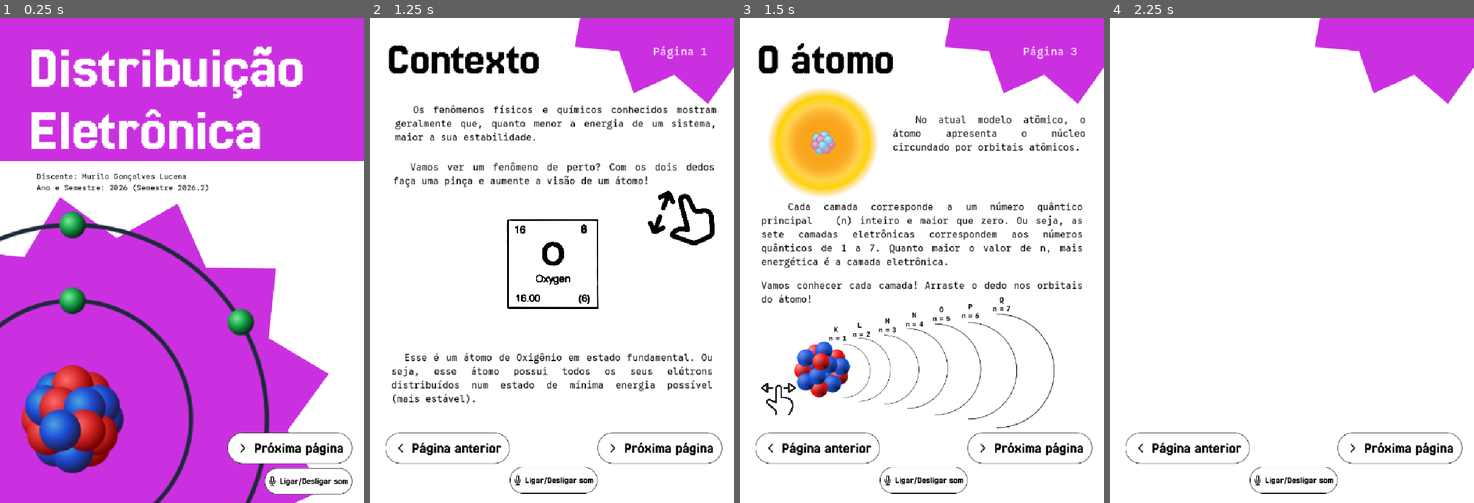
Above: before the commit, frames 1-4 (left to right).
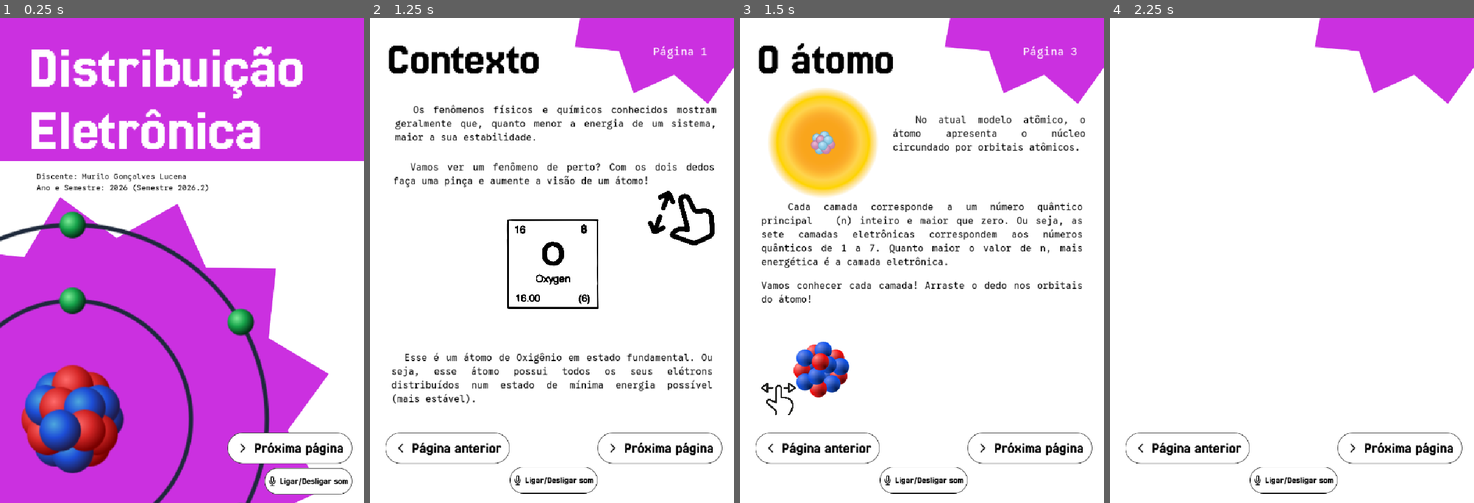
Above: after the commit, the same moments.

Repository: ilmoruuu/distribuicao-eletronica-CGSM
Game: Godot game, scene res://scenes/Capa.tscn
Two runs of this game, one before a commit and one after it. Both use one fixed random seed, a clock stepped at 60 frames per second and the inputs below.
Inputs (mouse positions are in pixels of both pictures, inside the frame that each line leads up to):
- Up to frame 1 (0.25 s): no input
- Up to frame 2 (1.25 s): click (661, 449) at 0.5 s
- Up to frame 3 (1.5 s): click (1031, 449) at 1.25 s
- Up to frame 4 (2.25 s): click (1401, 449) at 2 s

Frames 1-2 are identical in both runs. In frame 3, 1.0% of the frame differs, in the area x 14-87%, y 57-85%; in frame 4, nothing differs.

Commit message:
feat: adição da funcionalidade pedagógica da página 3

Diff:
--- a/distribuicao-eletronica-cgsm/scenes/Página3.tscn
+++ b/distribuicao-eletronica-cgsm/scenes/Página3.tscn
@@ -1,6 +1,7 @@
 [gd_scene format=3 uid="uid://ila1f00v7fk3"]
 
 [ext_resource type="PackedScene" uid="uid://dx52eislpqmy7" path="res://entities/PaginaBase.tscn" id="1_27i7u"]
+[ext_resource type="Script" uid="uid://7rjuvwf61p5s" path="res://scripts/página_3.gd" id="1_dqn4m"]
 [ext_resource type="FontFile" uid="uid://baej48sjobnwb" path="res://assets/fonts/Jersey25-Regular.ttf" id="2_pypxr"]
 [ext_resource type="FontFile" uid="uid://b64b1xyj42ae2" path="res://assets/fonts/GoogleSansCode-VariableFont_MONO,wght.ttf" id="3_5oo6n"]
 [ext_resource type="Texture2D" uid="uid://dgepbokk2gvgr" path="res://assets/components/image 11.png" id="4_pypxr"]
@@ -24,6 +25,7 @@
 font_color = Color(0, 0, 0, 1)
 
 [node name="Página3" type="Node2D" unique_id=930608614]
+script = ExtResource("1_dqn4m")
 
 [node name="PaginaBase" parent="." unique_id=1789224818 instance=ExtResource("1_27i7u")]
 
--- /dev/null
+++ b/distribuicao-eletronica-cgsm/scripts/página_3.gd
@@ -0,0 +1,133 @@
+extends Node2D
+
+@onready var nucleo: Sprite2D = $Sprite2D2
+@onready var eletrosfera: Sprite2D = $Sprite2D3
+@onready var camadas: Sprite2D = $Sprite2D4
+
+@export var distancia_arraste: float = 250.0
+@export var intensidade_vibracao: float = 3.0
+@export var velocidade_vibracao: float = 35.0
+
+var posicao_original: Vector2
+var arrastando := false
+var interacao_concluida := false
+var posicao_inicial_mouse: Vector2
+
+var tween_vibracao: Tween
+
+
+func _ready() -> void:
+	posicao_original = nucleo.position
+
+	eletrosfera.modulate.a = 0.0
+	camadas.modulate.a = 0.0
+
+	eletrosfera.visible = true
+	camadas.visible = true
+
+	iniciar_vibracao()
+
+
+func _process(_delta: float) -> void:
+	if interacao_concluida:
+		return
+
+	if arrastando:
+		atualizar_arraste()
+
+
+func iniciar_vibracao() -> void:
+	if tween_vibracao and tween_vibracao.is_running():
+		tween_vibracao.kill()
+
+	tween_vibracao = create_tween()
+	tween_vibracao.set_loops()
+
+	tween_vibracao.tween_property(
+		nucleo,
+		"position",
+		posicao_original + Vector2(intensidade_vibracao, 0),
+		0.05
+	).set_trans(Tween.TRANS_SINE)
+
+	tween_vibracao.tween_property(
+		nucleo,
+		"position",
+		posicao_original + Vector2(-intensidade_vibracao, 0),
+		0.05
+	).set_trans(Tween.TRANS_SINE)
+
+
+func _input(event: InputEvent) -> void:
+	if interacao_concluida:
+		return
+
+	if event is InputEventScreenTouch:
+		if event.pressed:
+			if nucleo.get_rect().has_point(
+				nucleo.to_local(event.position)
+			):
+				arrastando = true
+				posicao_inicial_mouse = event.position
+		else:
+			arrastando = false
+
+	if event is InputEventMouseButton:
+		if event.button_index == MOUSE_BUTTON_LEFT:
+			if event.pressed:
+				if nucleo.get_rect().has_point(
+					nucleo.to_local(event.position)
+				):
+					arrastando = true
+					posicao_inicial_mouse = event.position
+			else:
+				arrastando = false
+
+
+func atualizar_arraste() -> void:
+	var posicao_atual: Vector2 = get_global_mouse_position()
+
+	var deslocamento: float = posicao_atual.x - posicao_inicial_mouse.x
+
+	var progresso: float = clamp(
+		deslocamento / distancia_arraste,
+		0.0,
+		1.0
+	)
+
+	eletrosfera.modulate.a = progresso
+	camadas.modulate.a = progresso
+
+	if progresso >= 1.0:
+		finalizar_interacao()
+
+
+func finalizar_interacao() -> void:
+	interacao_concluida = true
+	arrastando = false
+
+	if tween_vibracao and tween_vibracao.is_running():
+		tween_vibracao.kill()
+
+	var tween := create_tween()
+
+	tween.tween_property(
+		nucleo,
+		"position",
+		posicao_original,
+		0.2
+	)
+
+	tween.parallel().tween_property(
+		eletrosfera,
+		"modulate:a",
+		1.0,
+		0.3
+	)
+
+	tween.parallel().tween_property(
+		camadas,
+		"modulate:a",
+		1.0,
+		0.3
+	)
Not shown, added: distribuicao-eletronica-cgsm/scripts/página_3.gd.uid
